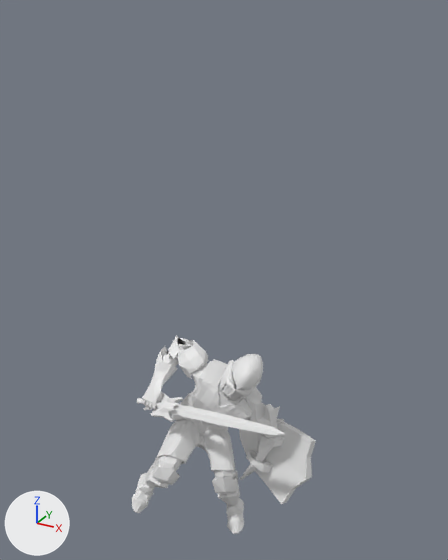
Before and after pictures for a commit that changed the OBJ model OpenGL_Framework/OpenGL_Framework/Assets/Models/KnightAnimations/UpSpecialPoses/UpSpecial4.obj.
The view is the same before and after, from a 50 mm lens placed at (4.81, -7.62, 8.75), pointed at (0.43, 0.34, 4.77). Every picture has the same lights, and +X, +Y and +Z are marked at lower left. Where no turn or scale is listed for an object, it has been applied to the vertices.

Objects in the first picture: 'UpSpecial4'.
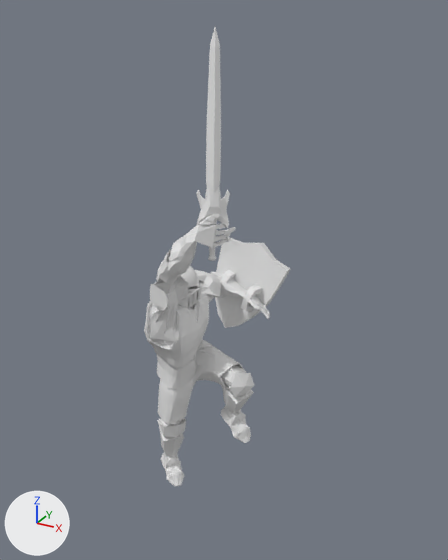
Diff of the bpy script that builds the scene:
```diff
--- a/OpenGL_Framework/OpenGL_Framework/Assets/Models/KnightAnimations/UpSpecialPoses/UpSpecial4.obj.py
+++ b/OpenGL_Framework/OpenGL_Framework/Assets/Models/KnightAnimations/UpSpecialPoses/UpSpecial4.obj.py
@@ me_upspecial4 @@
 # used by ob_upspecial4; location = (0.0, 0.0, 0.0)
-me_upspecial4.from_pydata(...)  # 4917 vertices, 9649 faces; spans x -0.89..2.05, y -1.01..1.09, z 0.0..3.64
+me_upspecial4.from_pydata(...)  # 4917 vertices, 9649 faces; spans x -0.7..1.21, y -1.3..1.64, z 0.87..8.54
+# me_upspecial4 part 1: the loose piece of 498 vertices spanning x -0.86..2.04, y -0.73..-0.28, z 2.47..3.06 is multiplied about its middle by the matrix ((-0.227, -0.969, 0.097), (0.39, -0.182, -0.903), (0.893, -0.167, 0.419)), then moved by (0.18, -0.13, 4.33)
+# me_upspecial4 part 2: the loose piece of 550 vertices spanning x 0.43..2.05, y 0.21..1.09, z 0.74..2.01 is multiplied about its middle by the matrix ((0.007, -0.405, -0.914), (0.462, 0.812, -0.357), (0.887, -0.42, 0.193)), then moved by (-0.84, 0.65, 2.89)
+# me_upspecial4 part 3: the loose piece of 106 vertices spanning x 0.71..1.24, y -0.27..0.3, z 3.11..3.61 is multiplied about its middle by the matrix ((0.143, -0.986, -0.081), (0.743, 0.161, -0.649), (0.654, 0.033, 0.756)), then moved by (-0.91, -0.36, 1.59)
+# me_upspecial4 part 4: 3763 of 4917 vertices moved; they spanned x -0.89..1.43, y -1.01..0.94, z 0.0..3.64 and now span x -0.7..1.21, y -1.3..1.35, z 0.87..6.3; mean shift (0.01, -0.14, 2.01); largest move (-0.43, -0.41, 2.51) -> (1.02, -0.84, 6.27)
```

Pixel boxes [x1, y1, x2, y2] of what changed, in the pictures (448 x 560 px; the box of a moved part takes in the faces that stretch with it):
'UpSpecial4', reshaped (20% narrower, 130% taller)
    before: [132, 335, 316, 534]
    after: [144, 27, 291, 486]
part 1 of me_upspecial4, moved or reshaped
    before: [137, 393, 285, 435]
    after: [196, 27, 230, 261]
part 2 of me_upspecial4, moved or reshaped
    before: [239, 421, 316, 504]
    after: [215, 237, 291, 328]
part 3 of me_upspecial4, moved or reshaped
    before: [230, 357, 262, 390]
    after: [181, 266, 199, 292]
part 4 of me_upspecial4, moved or reshaped
    before: [132, 335, 284, 534]
    after: [144, 214, 270, 486]
